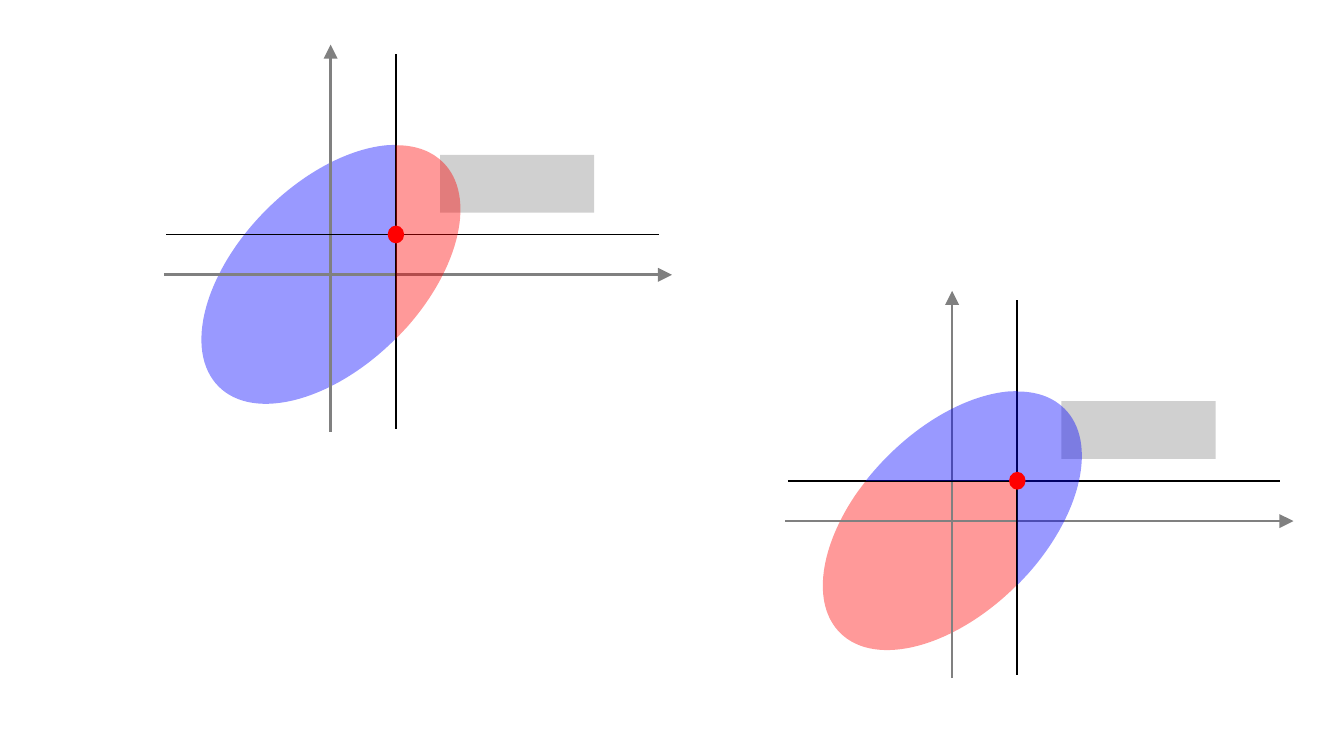
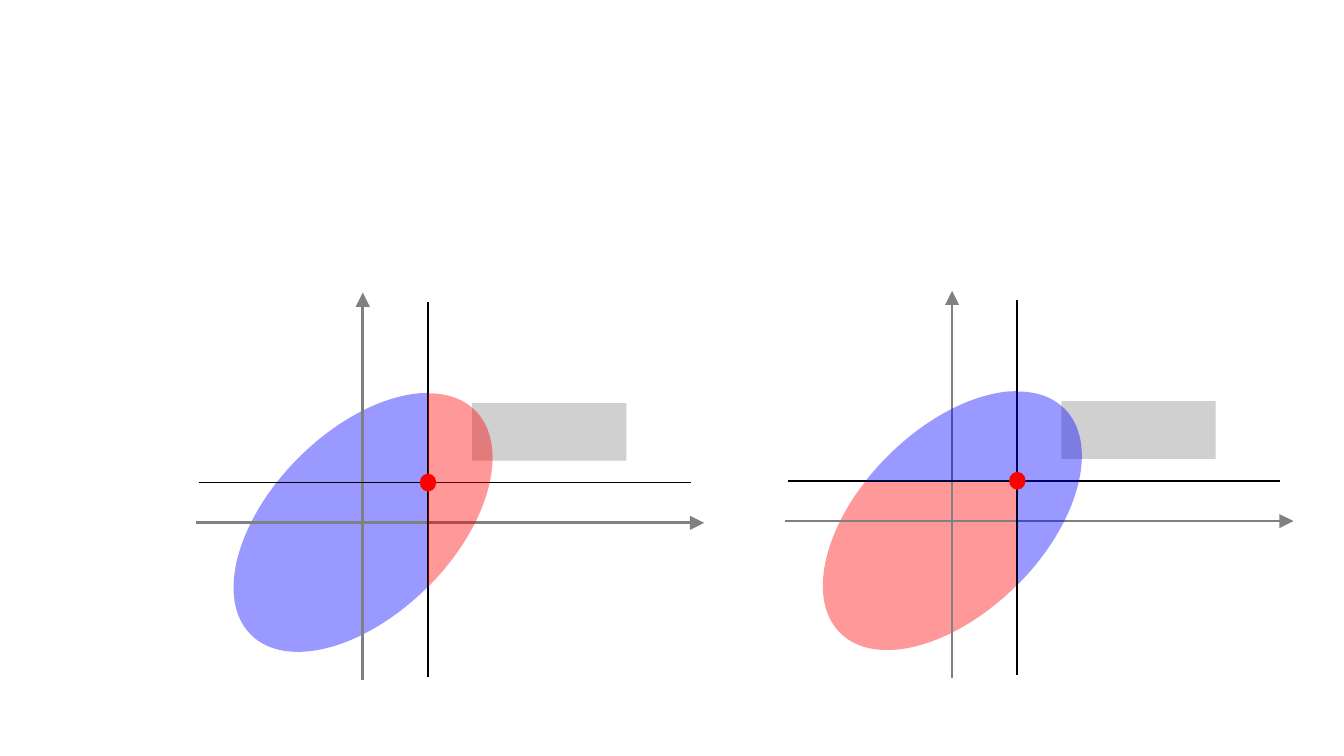
Before and after one commit to MatsuuraKentaro/statistical_model_scraps, a slide deck: slide 1 of bivariate_probit_model/fig/ppt.pptx. Drawn at 1344x756 pixels with LibreOffice and Linux fonts; fonts in the diff are those of the drawing; grey boxes stand for pictures. Boxes give left, top, right and bottom in pixels: in the first picture for what was removed or moved away, otherwise in the second. Text is boxed around its words. In the diff, an @@ line names an element or a change of style, - is before the commit and + after.

Commit message:
small change of fig

```diff
--- a/bivariate_probit_model/fig/ppt.pptx
+++ b/bivariate_probit_model/fig/ppt.pptx
@@ picture removed at [441,155,595,213] @@
@@ arrow moved from (331, 432) - (331, 44) to (363, 681) - (363, 292) @@
@@ 2 freeform shapes, 2 lines, 1 arrow: place and size @@
-2 freeform shapes, 2 lines, 1 arrow at [154,54,673,451]
+2 freeform shapes, 2 lines, 1 arrow at [187,302,705,699]
@@ picture added at [472,403,626,461] @@
@@ ellipse: place and size @@
-ellipse at [388,226,404,244]
+ellipse at [419,474,436,492]
```
